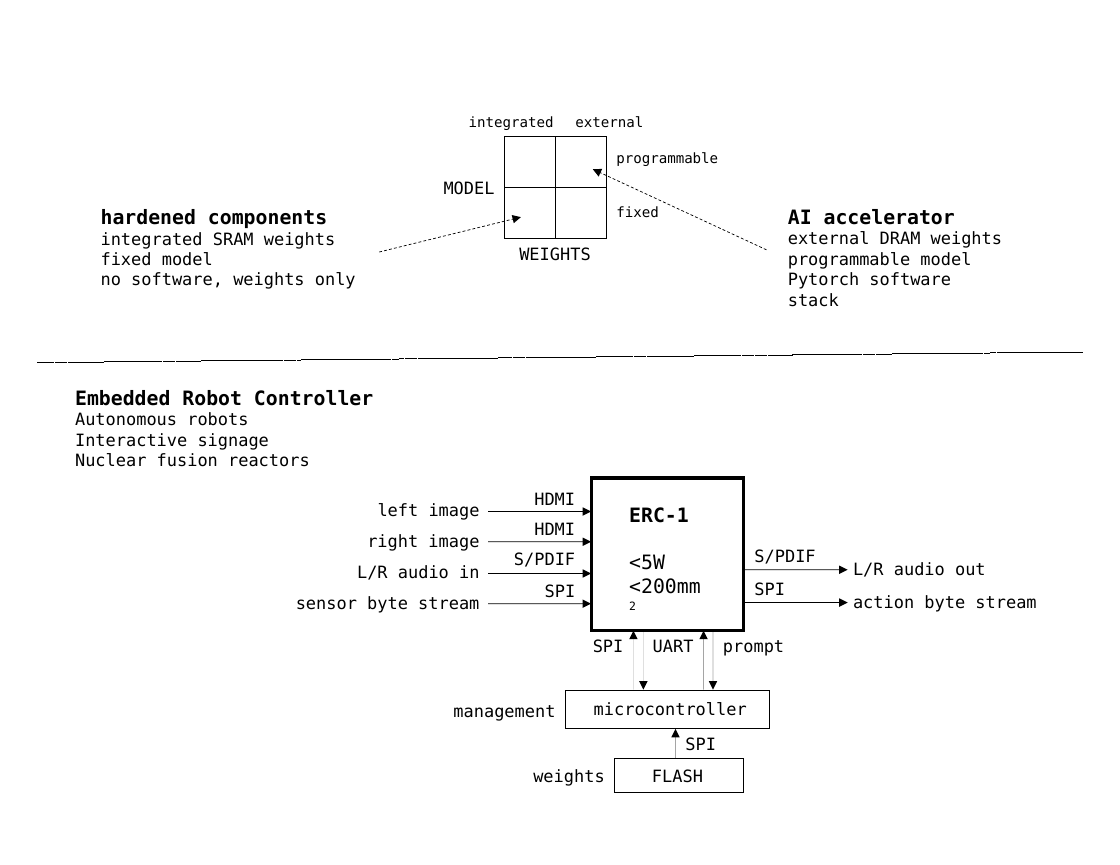
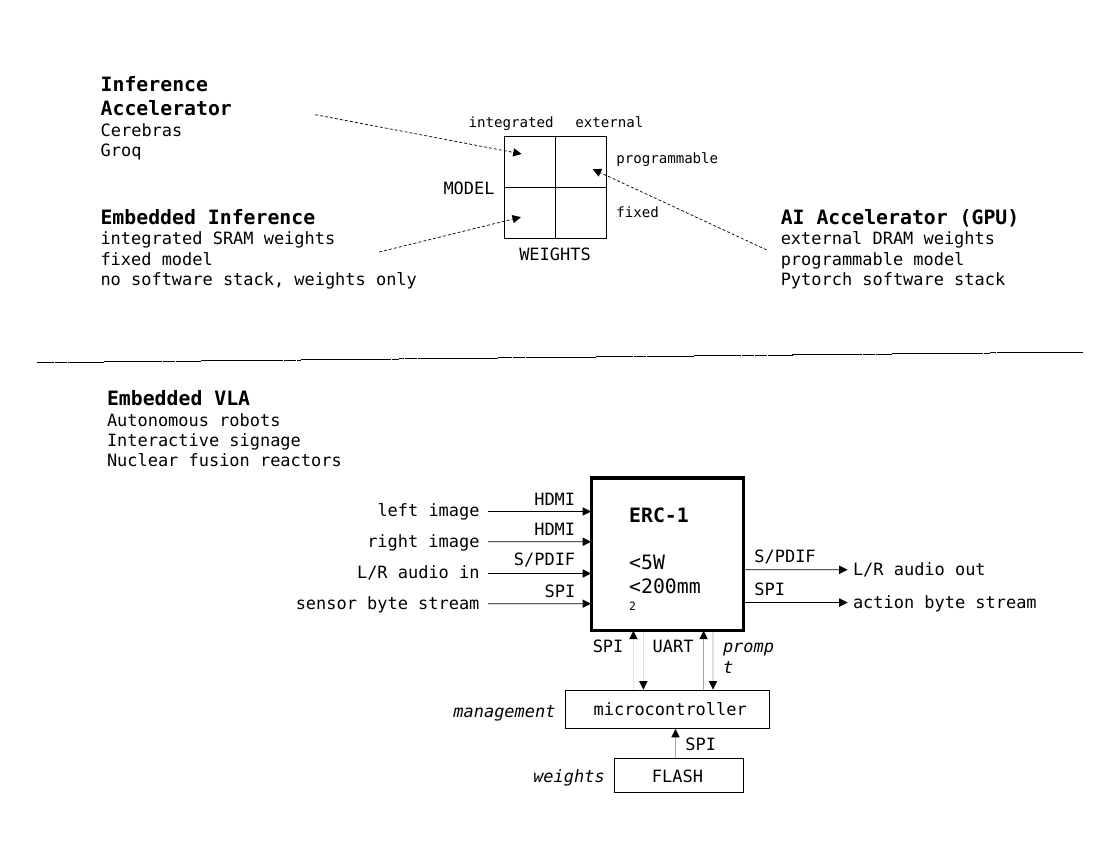
Before and after one commit to siliconperception/devices, a slide deck: slide 1 of dev/cnnlm.odp. Drawn at 1120x865 pixels with LibreOffice and Linux fonts; fonts in the diff are those of the drawing. Boxes give left, top, right and bottom in pixels: in the first picture for what was removed or moved away, otherwise in the second. Text is boxed around its words. In the diff, an @@ line names an element or a change of style, - is before the commit and + after.

```diff
--- a/dev/cnnlm.odp
+++ b/dev/cnnlm.odp
@@ text added at [101,76,232,160], 14 pt, text #000000, bold @@
+Inference Accelerator
+Cerebras
+Groq
@@ arrow added from (316, 115) to (521, 154), #000000 0.51 pt dashed @@
@@ text at [101,209,315,225]: text changed @@
-hardened components
+Embedded Inference
@@ text "AI Accelerator (GPU)": place and size @@
-text "AI Accelerator (GPU)" at [788,209,1002,307]
+text "AI Accelerator (GPU)" at [781,209,1020,289]
@@ text at [781,209,1020,227]: text changed @@
-AI accelerator
+AI Accelerator (GPU)
@@ text at [101,272,417,289]: text changed @@
-no software, weights only
+no software stack, weights only
@@ text "Embedded VLA": place and size @@
-text "Embedded VLA" at [75,390,373,467]
+text "Embedded VLA" at [107,390,342,467]
@@ text at [107,390,250,406]: text changed @@
-Embedded Robot Controller
+Embedded VLA
@@ italic on in 3 elements at [453,705,555,721], [533,769,604,786], [713,631,794,662] @@
```
Also in this commit, not shown: 3 other slides changed, 1 slide added, 4 other files.
